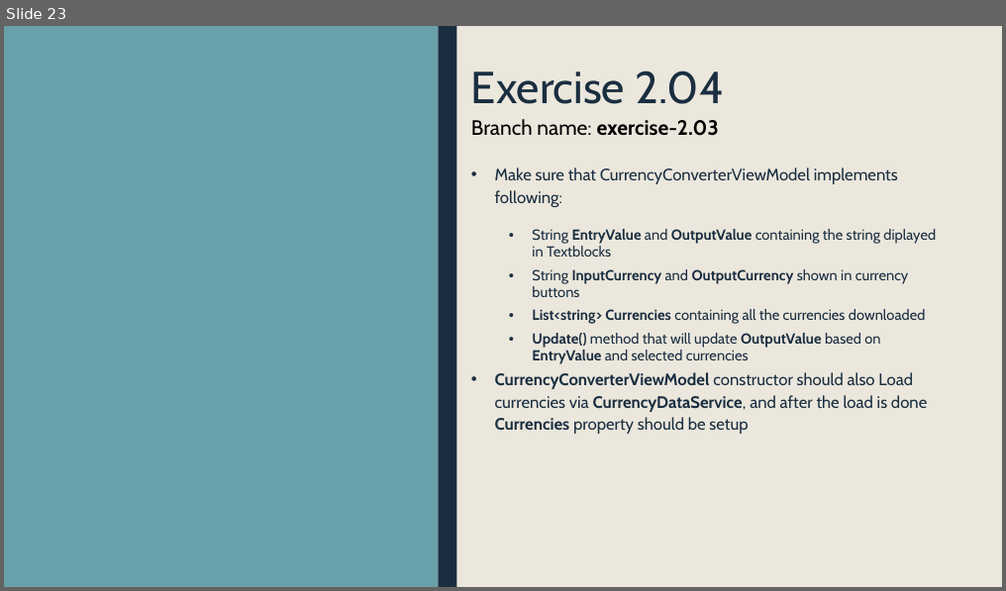
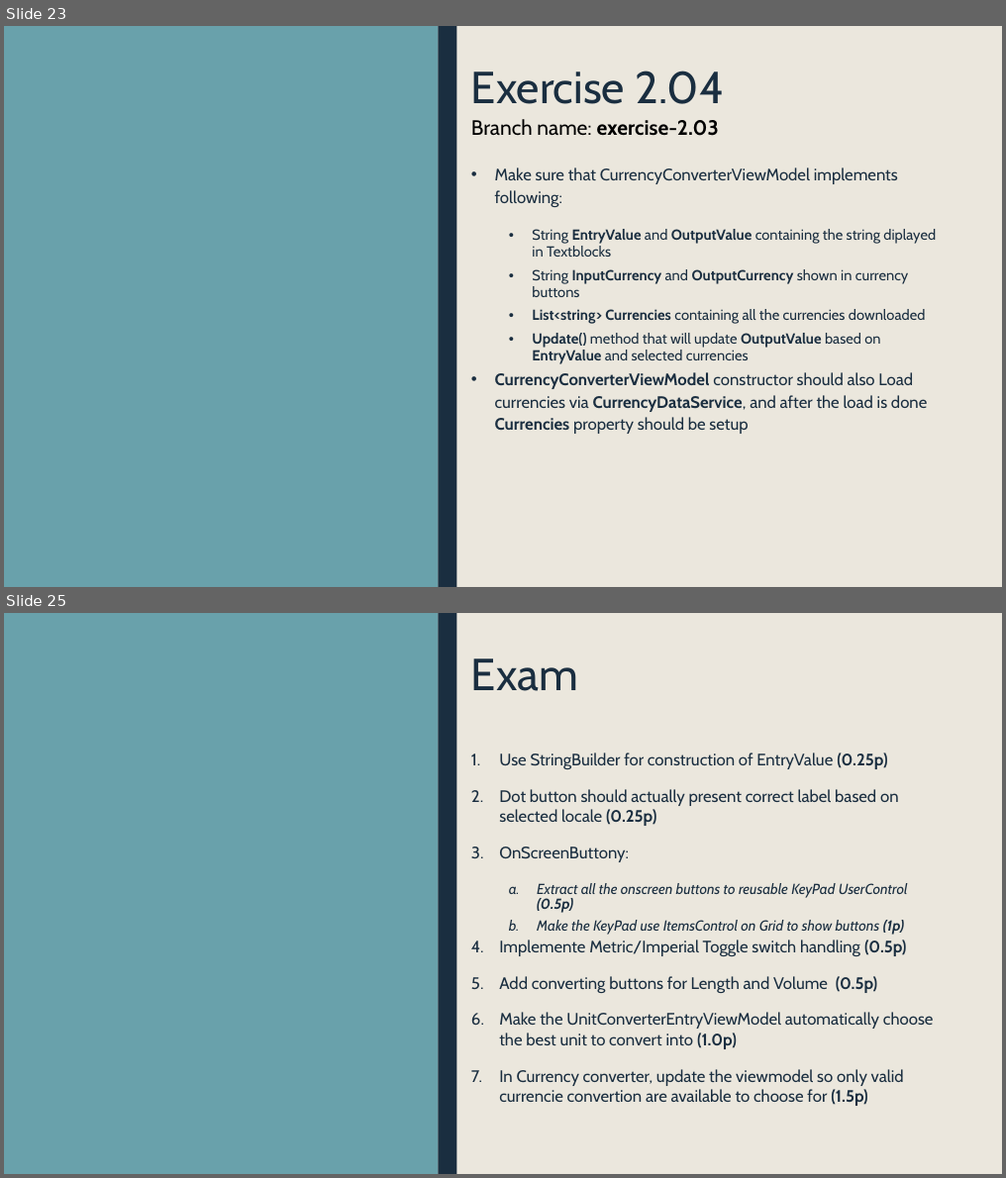
Before and after one commit to krajniak/PumConverter, a slide deck: exercises.pptx. Shown one above the other, each under a label of ours: slide 23 before the commit, slides 23 and 25 after it; the slides between them are not shown. The pictures are 1006x591 and 1006x1178 pixels, drawn with LibreOffice and Linux fonts; fonts in the diff are those of the drawing. Boxes give left, top, right and bottom in pixels: in the first picture for what was removed or moved away, otherwise in the second. Text is boxed around its words. In the diff, an @@ line names an element or a change of style, - is before the commit and + after.

Commit message:
Fixed flyout in currency converter, added exam exercise list

```diff
--- a/exercises.pptx
+++ b/exercises.pptx
@@ slide 25 added at <box>4,613,1002,1174</box>, background #EBE7DD; not listed: 2 template elements that a slide beside it also shows @@
@@ title added at <box>471,659,578,691</box>, 43.2 pt, text #1A2E40 @@
+Exam
@@ text added at <box>499,753,934,1106</box>, 16 pt, text #1A2E40 @@
+1. Use StringBuilder for construction of EntryValue (0.25p)
+2. Dot button should actually present correct label based on selected locale (0.25p)
+3. OnScreenButtony:
+  a. Extract all the onscreen buttons to reusable KeyPad UserControl (0.5p)
+  b. Make the KeyPad use ItemsControl on Grid to show buttons (1p)
+4. Implemente Metric/Imperial Toggle switch handling (0.5p)
+5. Add converting buttons for Length and Volume (0.5p)
+6. Make the UnitConverterEntryViewModel automatically choose the best unit to convert into (1.0p)
+7. In Currency converter, update the viewmodel so only valid currencie convertion are available to choose for (1.5p)
```
Also in this commit, not shown: 1 other slide added, 1 other file.
